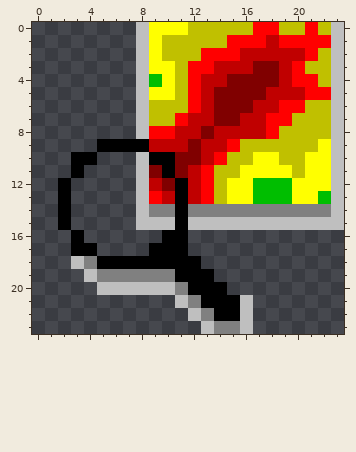
Pixel-art sprite: gui/icons/gui-mapzoom.gif. The first picture shows the starting point.
The file is 24x24 pixels. Colours within 5 levels of each other are drawn and written as one.
The result:
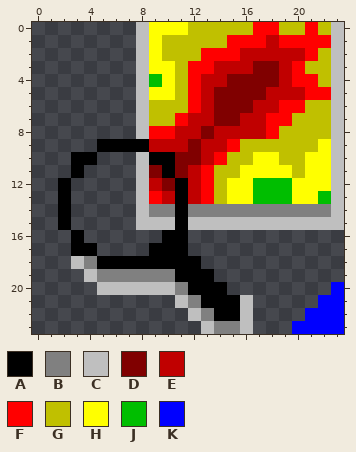
Palette (. is transparent): A #000000  B #808080  C #bfbfbf  D #800000  E #c00000  F #ff0000  G #c0c000  H #ffff00  J #00be00  K #0000ff
The edit:
The author put colour K in row 20 at x 23; in row 21 at x 22 to 23; in row 22 at x 21 to 23; in row 23 at x 20 to 23.
Boxes around the changes in both pictures, in picture pixels (x1, y1, x2, y2):
added: (292, 282, 344, 334)
